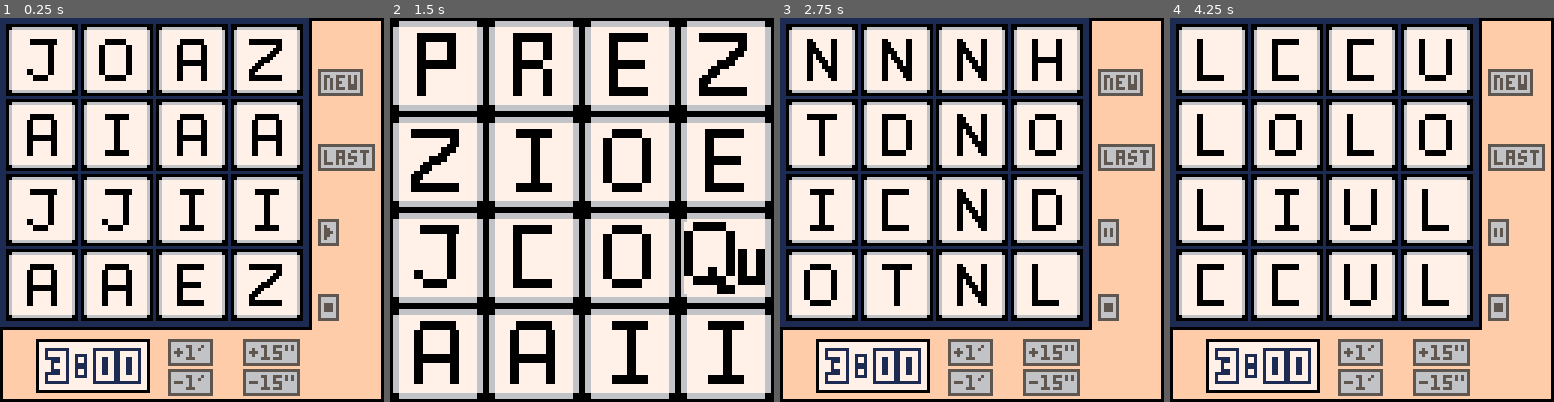
Above: before the commit, frames 1-4 (left to right).
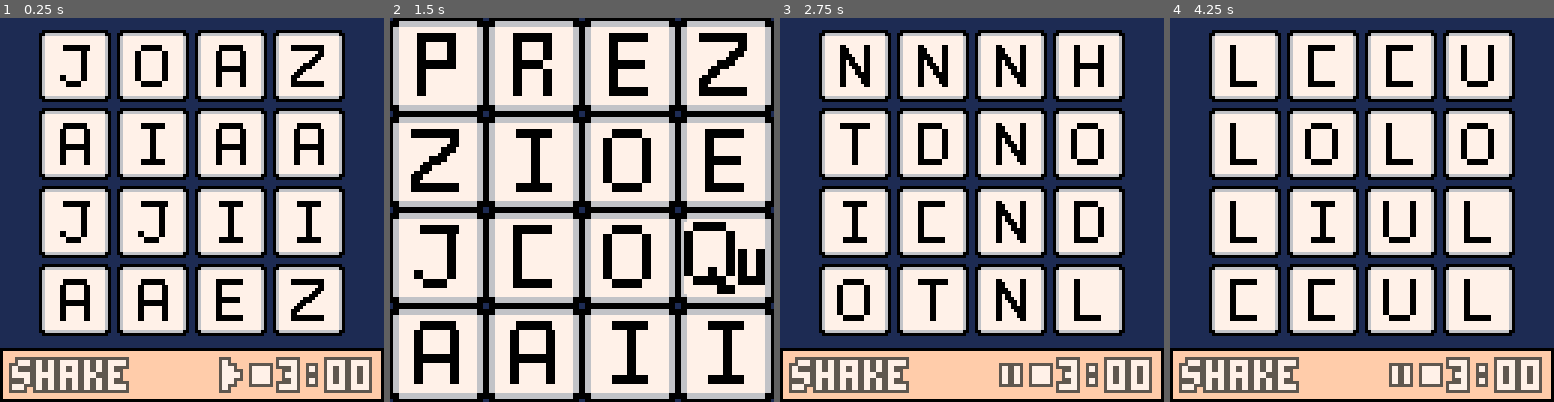
Above: after the commit, the same moments.

Repository: momiagitana/boggle_pico
Game: PICO-8 cartridge boggle_.p8
Same seed, same stepped clock (60 frames per second), same inputs: the game is played once before the commit and once after it.
Inputs:
- Up to frame 1 (0.25 s): no input
- Up to frame 2 (1.5 s): tap O (Z key) at 0.33, 0.7, 1.43 s; tap X (X key) at 1.07 s
- Up to frame 3 (2.75 s): hold Left 1.97-2.37 s; tap X (X key) at 2.07, 2.4, 2.73 s; tap O (Z key) at 2.22 s; hold Down from 2.42 s (still down)
- Up to frame 4 (4.25 s): release Down at 2.82 s; hold Right 2.87-3.53 s; tap X (X key) every 0.33 s from 3.07 to 4.07 s; tap O (Z key) at 3.1, 3.98 s; hold Up 3.58-4.08 s; hold Right from 4.13 s (still down)

The runs differ from the first frame. In frame 1, 72% of the frame differs, in the area x 0-100%, y 0-99%; in frame 2, 0.4%; in frame 3, 73%; in frame 4, 73%.

Commit message:
redesign - center board - remove lateral tlb - move "last" from tlb to pause menu - move timer setting buttons into a sub menu pressing the timer
Signed-off-by: Ariel Zingman <arielzingman@gmail.com>

Diff:
--- a/board.lua
+++ b/board.lua
@@ -1,6 +1,7 @@
 spr_w = 24
-board_pading = 2
-spr_sep = 1
+board_pading_sides = 13
+board_pading_top = 4
+spr_sep = 2
 
 Board=Class:new({
     _letters = {},
@@ -11,17 +12,14 @@
     _letters_set = {},
     _need_to_init = true,
     _full_screen = false,
-
+    _has_last = false,
 
     init=function(_ENV)
-        -- log("init board")
         for row=1, 4 do
             for col=1, 4 do
-                -- add(_letters, Letter:new({_x=(col - 1) * (spr_w + spr_sep) + board_pading, _y=(row - 1) * (spr_w + spr_sep) + board_pading}))
                 add(_letters, Letter:new({_row = row, _col = col}))
             end
         end
-        -- randomize_letters(_ENV)
     end,
 
     randomize_letters=function(_ENV)
@@ -40,7 +38,12 @@
         _shake_rounds = 49
         _letters_set = {}
         _last_board = _current_board
+        _has_last = true
         randomize_letters(_ENV)
+    end,
+
+    has_last=function(_ENV)
+        return _has_last
     end,
 
     handle_last=function(_ENV)
@@ -48,6 +51,7 @@
         _letters_set = {}
         _current_board = _last_board
         _last_board = {}
+        _has_last = false
         set_letters(_ENV, _current_board)
     end,
 
--- a/boggle_.p8
+++ b/boggle_.p8
@@ -114,7 +114,7 @@
 06777777777777600677777777777760067777777777776006777777777777600677777777777760067777777777776006777777777777600677777706777777
 00666666666666000066666666666600006666666666660000666666666666000066666666666600006666666666660000666666666666000066666600666666
 00000000000000000000000000000000000000000000000000000000000000000000000000000000000000000000000000000000000000000000000000000000
-00000000000000000000000000000000000000000000000000000000000000000000000000000000000000000000000000000000000000000000000000000000
+10000000000000000000000100000000000000000000000000000000000000000000000000000000000000000000000000000000000000000000000000000000
 00666666666666666666660000666666666666666666660000666666666666666666660000666666666666666666660000666666666666666666660000666666
 06777777777777777777776006777777777777777777776006777777777777777777776006777777777777777777776006777777777777777777776006777777
 06777777777777777777776006777777777777777777776006777777777777777777776006777777777777777777776006777777777777777777776006777777
@@ -137,7 +137,7 @@
 06777777777777777777776006777777777777777777776006777777777777777777776006777777777777007777776006777777777777777777776006777777
 06777777777777777777776006777777777777777777776006777777777777777777776006777777777777007777776006777777777777777777776006777777
 00666666666666666666660000666666666666666666660000666666666666666666660000666666666666666666660000666666666666666666660000666666
-00000000000000000000000000000000000000000000000000000000000000000000000000000000000000000000000000000000000000000000000000000000
+10000000000000000000000100000000000000000000000000000000000000000000000000000000000000000000000000000000000000000000000000000000
 06777770777777600677777706777770777777600677777706777770777777600677777706777770777777600677777706777770777777600677777706777770
 06777770777777600677777706777770777777600677777706777770777777600677777706777770777777600677777706777770777777600677777706777770
 06777770777777600677777706777770777777600677777706777770777777600677777706777770777777600677777706777770777777600677777706777770
--- a/button.lua
+++ b/button.lua
@@ -4,19 +4,24 @@
 white = 7
 blue = 1
 yellow = 10
+brown = 4
 red = 8
+salmon = 15
+purple = 2
+orange = 9
 
 ngbr_up = 1
 ngbr_down = 2
 ngbr_left = 3
 ngbr_right = 4
 
+button_h = 8 --has to be equal to the one defined in toolbar --todo: check this
 
 Button=Class:new({
     _x = 0,
     _y = 0,
     _w = 0,
-    _h = 8,
+    _h = button_h,
     _text = "",
     _pressed = false,
     _selected = false,
@@ -24,20 +29,17 @@
     _last_state = false,
     _neighbors = {},
     _init = true,
+    _size = 2,
+    _o_clr = blue,
+    _o_clr_selected = brown,
+    _clr = white,
 
-    init=function(_ENV)
-        _w = get_text_width(_text) + 2
-    end,
 
     draw=function(_ENV)
-        if (_init == true) init(_ENV) _init = false
-        fill_clr = (_blocked == true) and gray or white
-        rectfill(_x, _y, _x+_w, _y+_h, fill_clr)
-        border_clr = (_selected == true) and blue or 9 --todo
-        border_clr = (_blocked == true) and d_gray or border_clr --todo
-        rect(_x, _y, _x+_w, _y+_h, border_clr)
-        txt_clr = (_blocked == true) and d_gray or blue --todo
-        bprint(_text, _x+2, _y+2, txt_clr, 1)
+        border_clr = (_selected == true) and _o_clr_selected or _o_clr
+        border_clr = (_blocked == true) and d_gray or border_clr
+
+        obprint(_text, _x, _y, _clr, border_clr, _size)
     end,
 
     get_neighbor=function (_ENV, dir)
--- a/letter.lua
+++ b/letter.lua
@@ -1,6 +1,6 @@
 
 Letter=Class:new({
-    _letter = 'A',
+    _letter = 'X',
     _row = 0,
     _col = 0,
     _x = 0,
@@ -14,8 +14,8 @@
 
     init=function(_ENV)
         --init x,y for small board
-        _x = (_col - 1) * (spr_w + spr_sep) + board_pading
-        _y = (_row - 1) * (spr_w + spr_sep) + board_pading
+        _x = (_col - 1) * (spr_w + spr_sep) + board_pading_sides
+        _y = (_row - 1) * (spr_w + spr_sep) + board_pading_top
         --init x,y for small board
         _full_screen_x = (_col - 1) * 32
         _full_screen_y = (_row - 1) * 32
--- a/main.lua
+++ b/main.lua
@@ -1,4 +1,14 @@
 -- pal(,129,1)
+
+menuitem(1, "show last board",
+    function()
+        if b:has_last() == true then
+            tlb:disable_btns()
+            tlb:handle_stop_btn()
+            b:handle_last()
+        end
+    end
+)
 
 function _init()
     log("", true)
@@ -9,9 +19,38 @@
 end
 
 function _draw()
+    -- set_gray_scale(true)
     cls(1)
     tlb:draw()
     b:draw()
+
+    if tlb._state == "timer" then
+        blur_bg()
+        tlb:draw_timer_buttons()
+    end
+end
+
+function blur_bg()
+    for c = 0, 127 do
+        for r = 0, 127 do
+            if (r + c) % 2 == 0 then
+                pset(r, c, 0)
+            end
+        end
+    end
+end
+
+function set_gray_scale(set)
+    for col = 0, 15 do
+        gray_scale_col = 5
+        if (col > 1) col_to_set = 6
+        if (set == true) then
+            pal(col, gray_scale_col, 0)
+        else
+            pal(col, col, 0)
+        end
+
+    end
 end
 
 function _update()
@@ -22,6 +61,7 @@
         tlb:disable_btns()
         b:handle_new()
         b._need_to_init = false
+        b._has_last = false
     end
 
     if btnp(⬆️) then
--- a/toolbar.lua
+++ b/toolbar.lua
@@ -1,45 +1,66 @@
 
-tlb_w = 24
+tlb_w = 17
 last_pxl = 127
-tbl_l_button_x = 127-21 --todo fix
-tbl_mins_button_x = 2 + ((24 + 1)*2.2)--todo fix
-tbl_secs_button_x = 2 + ((24 + 1)*3.2) --todo fix
-tbl_time_top_button_y = 127-20 --todo fix
-tbl_time_bot_button_y = 127-10 --todo fix
-timer_x = 12 --todo fix
-timer_y = 127-20 --todo fix
-timer_w = 37
-timer_h = 17
-
-b_new       = 1
-b_last      = 2
-b_pl_pa   = 3
-b_stop      = 4
-b_min_p     = 5
-b_min_m     = 6
-b_sec_p     = 7
-b_sec_m     = 8
+tlb_padding = 2
+
+timer_w = 34
+timer_h = 13
+timer_x = last_pxl - timer_w - tlb_padding + 2 --todo fix
+timer_y = last_pxl - tlb_w + ((tlb_w - timer_h) / 2) + 2--todo fix
+
+button_h = 8 --has to be equal to the one defined in button
+pl_pa_st_button_w = 7
+secs_button_w = 19
+mins_button_w = 15
+
+-- tlb_time_top_button_y = last_pxl - (button_h + tlb_padding) * 2
+-- tlb_time_bot_button_y = last_pxl - (button_h + tlb_padding)
+
+tlb_secs_button_x = timer_x - secs_button_w - tlb_padding
+tlb_mins_button_x = tlb_secs_button_x - mins_button_w - tlb_padding
+
+tlb_pl_pa_button_x  = timer_x - pl_pa_st_button_w - tlb_padding - 10
+tlb_stop_button_x   = timer_x - pl_pa_st_button_w - tlb_padding
+
+tlb_new_button_x    = tlb_padding + 2
+tlb_last_button_x   = tlb_padding + 35
+
+
+b_new   = 1
+b_pl_pa = 2
+b_stop  = 3
+b_timer = 4
+
+b_timer_setting = 1
+b_min_p = 2
+b_min_m = 3
+b_sec_p = 4
+b_sec_m = 5
 
 g_max_secs = 599
 g_min_secs = 15
 
-
 buttons = {
-    {x=tbl_l_button_x, y=17, text="new", neighbors = {b_new, b_last, b_min_p, b_new}}, --neighbors: up down left right for arrow movement
-    {x=tbl_l_button_x, y=42, text="last", neighbors = {b_new, b_pl_pa, b_min_p, b_last}},
-    {x=tbl_l_button_x, y=67, text="▶", neighbors = {b_last, b_stop, b_sec_p, b_pl_pa}},
-    {x=tbl_l_button_x, y=92, text="■", neighbors = {b_pl_pa, b_sec_p, b_sec_p, b_stop}},
-
-    {x=tbl_mins_button_x, y=tbl_time_top_button_y, text="+1\'", neighbors = {b_new, b_min_m, b_min_p, b_sec_p}},
-    {x=tbl_mins_button_x, y=tbl_time_bot_button_y, text="-1\'", neighbors = {b_min_p, b_min_m, b_min_m, b_sec_m}},
-    {x=tbl_secs_button_x, y=tbl_time_top_button_y, text="+15\"", neighbors = {b_stop, b_sec_m, b_min_p, b_stop}},
-    {x=tbl_secs_button_x, y=tbl_time_bot_button_y, text="-15\"", neighbors = {b_sec_p, b_sec_m, b_min_m, b_stop}},
+    {x=tlb_new_button_x, y=127 - 13, text="shake", neighbors = {b_new, b_new, b_new, b_pl_pa}}, --neighbors: up down left right for arrow movement
+    -- {x=tlb_last_button_x, y=127 - 12, text="last", neighbors = {b_new, b_pl_pa, b_min_p, b_last}},
+    {x=tlb_pl_pa_button_x, y=127 - 13, text="▶", neighbors = {b_pl_pa, b_pl_pa, b_new, b_stop}},
+    {x=tlb_stop_button_x, y=127 - 13, text="■", neighbors = {b_stop, b_stop, b_pl_pa, b_timer}},
+    {x=timer_x, y=timer_y, text="3:00", neighbors = {b_timer, b_timer, b_stop, b_timer}},
 }
 
+timer_buttons = {
+    {x=2, y=2, size=2, text="back", clr=salmon, o_clr=13, o_sel_clr=purple, neighbors = {b_timer_setting, b_min_p, b_min_p, b_sec_p}},
+    {x=25, y=48, size=3, text="+1\'", clr=salmon, o_clr=13, o_sel_clr=purple, neighbors = {b_timer_setting, b_min_m, b_min_p, b_sec_p}},
+    {x=25, y=75, size=3, text="-1\'", clr=salmon, o_clr=13, o_sel_clr=purple, neighbors = {b_min_p, b_min_m, b_min_m, b_sec_m}},
+    {x=69, y=48, size=3, text="+15\"", clr=salmon, o_clr=13, o_sel_clr=purple, neighbors = {b_timer_setting, b_sec_m, b_min_p, b_sec_p}},
+    {x=69, y=75, size=3, text="-15\"", clr=salmon, o_clr=13, o_sel_clr=purple, neighbors = {b_sec_p, b_sec_m, b_min_m, b_sec_m}},
+}
+
 Toolbar=Class:new({
-
     _buttons = {},
-    _selected = 0,
+    _timer_buttons = {},
+    _selected_tlb = 0,
+    _selected_timer = 0,
     _init = true,
     _minutes_display = 0,
     _seconds_display = 0,
@@ -47,39 +68,48 @@
     _seconds_left = 180,
     _timer_on = false,
     _last_time = 0,
+    _state = "toolbar",
 
     init=function(_ENV)
         for btn in all(buttons) do
             add(_buttons, Button:new({_x=btn.x, _y=btn.y, _text=btn.text, _neighbors=btn.neighbors}))
         end
-        _buttons[b_last]._blocked = true
+        for btn in all(timer_buttons) do
+            add(_timer_buttons, Button:new({_x=btn.x, _y=btn.y,
+                                            _size=btn.size, _text=btn.text,
+                                            _clr=btn.clr,
+                                            _o_clr_selected=btn.o_clr,
+                                            _o_clr=btn.o_sel_clr,
+                                            _neighbors=btn.neighbors}))
+        end
     end,
 
     draw=function(_ENV)
         draw_margins()
         draw_buttons(_ENV)
-        draw_time(_ENV)
+        -- draw_time(_ENV)
+    end,
+
+    draw_timer_buttons=function(_ENV)
+        for each in all(_timer_buttons) do
+            each:draw()
+        end
+        _buttons[b_timer]:draw()
     end,
 
     draw_buttons=function(_ENV)
+        _buttons[b_timer]._text = get_timer_text(_ENV)
         for each in all(_buttons) do
             each:draw()
         end
     end,
 
-    draw_time=function(_ENV)
-        fill_clr = (_seconds_left < 20) and yellow or white
-        rectfill(timer_x, timer_y, timer_x+timer_w, timer_y+timer_h, fill_clr)
-        border_clr = (false == true) and d_gray or black --todo
-        rect(timer_x, timer_y, timer_x+timer_w, timer_y+timer_h, border_clr)
-
+    get_timer_text=function(_ENV)
         _minutes_display = _seconds_left \ 60
         _seconds_display = _seconds_left % 60
         second_filler = (_seconds_display < 10) and '0' or ''
-        time_text = tostr(_minutes_display)..':'..second_filler..tostr(_seconds_display)
-
-        num_clr = (_seconds_left < 10) and red or white
-        obprint(time_text, timer_x+4, timer_y+4, num_clr, blue, 2)
+        timer_text = tostr(_minutes_display)..':'..second_filler..tostr(_seconds_display)
+        return timer_text
     end,
 
     enable_btns=function(_ENV)
@@ -99,38 +129,76 @@
     end,
 
     move=function(_ENV, dir)
-        if _selected > 0 then
-            last = _selected
-            _buttons[_selected]._selected = false
-            _selected = _buttons[_selected]:get_neighbor(dir)
-            _selected = (_buttons[_selected]._blocked == true) and last or _selected
+        if _state == "toolbar" then
+            return move_tlb(_ENV, dir)
+        elseif _state == "timer" then
+            return move_timer(_ENV, dir)
+        end
+    end,
+
+    move_tlb=function(_ENV, dir)
+        if _selected_tlb > 0 then
+            last = _selected_tlb
+            _buttons[_selected_tlb]._selected = false
+            _selected_tlb = _buttons[_selected_tlb]:get_neighbor(dir)
+            _selected_tlb = (_buttons[_selected_tlb]._blocked == true) and last or _selected_tlb
         else
-            _selected = b_new
-        end
-        _buttons[_selected]._selected = true
+            _selected_tlb = b_new
+        end
+        _buttons[_selected_tlb]._selected = true
+    end,
+
+    move_timer=function(_ENV, dir)
+        if _selected_timer > 0 then
+            last = _selected_timer
+            _timer_buttons[_selected_timer]._selected = false
+            _selected_timer = _timer_buttons[_selected_timer]:get_neighbor(dir)
+            _selected_timer = (_timer_buttons[_selected_timer]._blocked == true) and last or _selected_timer
+        else
+            _selected_timer = b_timer_setting
+        end
+        _timer_buttons[_selected_timer]._selected = true
     end,
 
     handle_press=function(_ENV)
+        if _state == "toolbar" then
+            return handle_press_tlb(_ENV)
+        elseif _state == "timer" then
+            return handle_press_timer(_ENV)
+        end
+    end,
+
+    handle_press_tlb=function(_ENV)
         res = ''
-        if _selected == b_new and _buttons[b_new]._blocked == false then
-            _buttons[b_last]._blocked = false
+        if _selected_tlb == b_new and _buttons[b_new]._blocked == false then
             handle_stop_btn(_ENV)
             handle_play_pause_btn(_ENV)
             res = 'new'
-        elseif _selected == b_last and _buttons[b_last]._blocked == false then
-            _buttons[b_last]._blocked = true
-            res = 'last'
-        elseif _selected == b_pl_pa then
+        elseif _selected_tlb == b_pl_pa then
             handle_play_pause_btn(_ENV)
-        elseif _selected == b_stop then
+        elseif _selected_tlb == b_stop then
             handle_stop_btn(_ENV)
-        elseif _selected == b_min_p then
+        elseif _selected_tlb == b_timer then
+            _buttons[_selected_tlb]._selected = false
+            _selected_tlb = 0
+            _state = "timer"
+        end
+        return res
+    end,
+
+    handle_press_timer=function(_ENV)
+        res = ''
+        if _selected_timer == b_timer_setting then
+            _timer_buttons[_selected_timer]._selected = false
+            _selected_timer = 0
+            _state = "toolbar"
+        elseif _selected_timer == b_min_p then
             add_seconds(_ENV, 60)
-        elseif _selected == b_min_m then
+        elseif _selected_timer == b_min_m then
             add_seconds(_ENV, -60)
-        elseif _selected == b_sec_p then
+        elseif _selected_timer == b_sec_p then
             add_seconds(_ENV, 15)
-        elseif _selected == b_sec_m then
+        elseif _selected_timer == b_sec_m then
             add_seconds(_ENV, -15)
         end
         return res
@@ -140,7 +208,7 @@
         _buttons[b_pl_pa]._text = '▶'
         _seconds_left = _seconds_total
         _timer_on = false
-        unblock_timer_btns(_ENV)
+        -- unblock_timer_btns(_ENV)
     end,
 
     handle_play_pause_btn=function(_ENV)
@@ -150,9 +218,9 @@
         _buttons[b_pl_pa]._text = pl_pa_txt
         if (_timer_on == true) then
             _last_time = time()
-            block_timer_btns(_ENV)
+            -- block_timer_btns(_ENV)
         else
-            unblock_timer_btns(_ENV)
+            -- unblock_timer_btns(_ENV)
         end
     end,
 
@@ -192,15 +260,13 @@
 })
 
 function draw_margins()
-    x0=0 y0=last_pxl-tlb_w
-    x1=last_pxl y1=last_pxl
+    x0=0
+    y0=last_pxl - tlb_w
+
+    x1=last_pxl
+    y1=last_pxl
+
     rectfill(x0, y0, x1, y1, 0) --todo: color names
-    x0=y0 y0=0
-    rectfill(x0, y0, x1, y1, 0)
-
-    x0=0 y0=last_pxl-tlb_w
-    x1=last_pxl y1=last_pxl
-    rectfill(x0+1, y0+1, x1-1, y1-1, 15)
-    x0=y0 y0=0
+
     rectfill(x0+1, y0+1, x1-1, y1-1, 15)
 end
